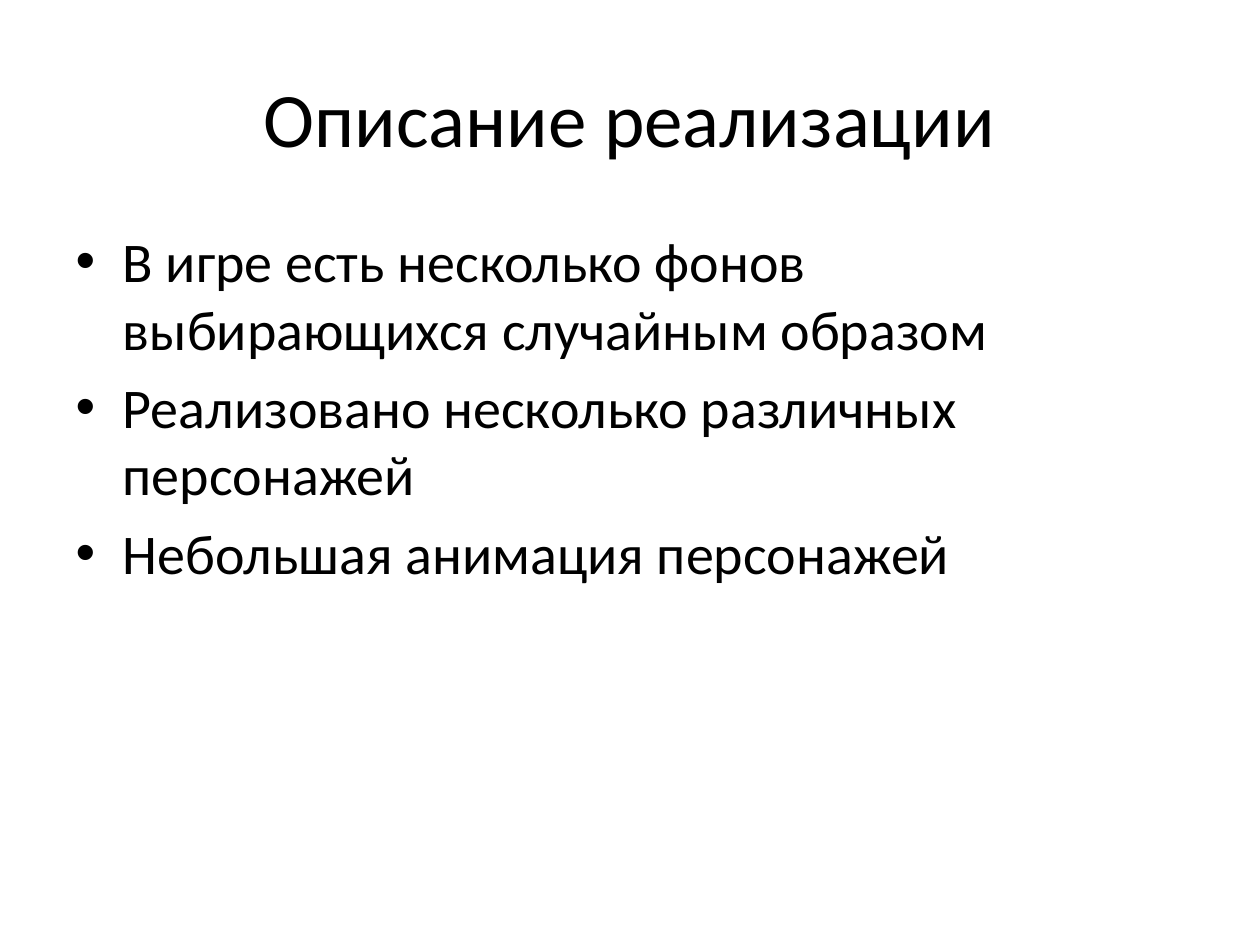
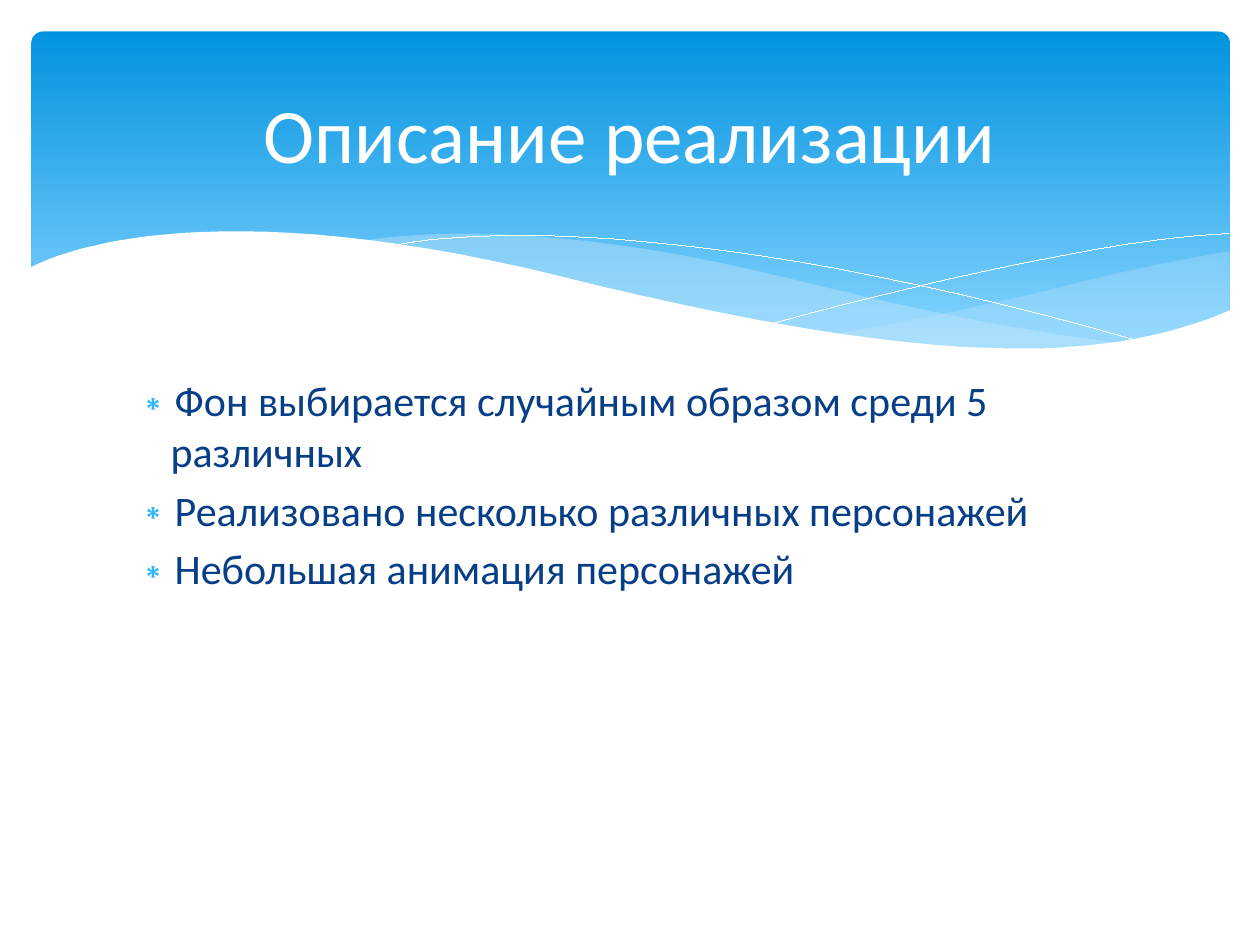
Before and after one commit to NikitaYandex/Project_pygame, a slide deck: slide 10 of Проект pygame.pptx. Drawn at 1260x945 pixels with LibreOffice and Linux fonts; fonts in the diff are those of the drawing. Boxes give left, top, right and bottom in pixels: in the first picture for what was removed or moved away, otherwise in the second. Text is boxed around its words. In the diff, an @@ line names an element or a change of style, - is before the commit and + after.

```diff
--- a/Проект pygame.pptx
+++ b/Проект pygame.pptx
@@ rounded rectangle added at [32,32,1230,372], fill gradient #0293E0 to #83D3FE @@
@@ title "Описание реализации": place and size @@
-title "Описание реализации" at [264,97,995,160]
+title "Описание реализации" at [264,113,995,176]
@@ title "Описание реализации" at [264,113,995,176]: text colour #000000 to #FFFFFF @@
@@ group added at [29,232,1231,415]: 5 freeform shapes @@
@@ text "Фон выбирается случайным образом среди ...": place and size @@
-text "Фон выбирается случайным образом среди ..." at [123,244,988,584]
+text "Фон выбирается случайным образом среди ..." at [171,387,1028,591]
@@ text at [171,387,987,474]: text changed; size 32 to 24 pt; text colour #000000 to #073E87 @@
-• В игре есть несколько фонов выбирающихся случайным образом
+∗ Фон выбирается случайным образом среди 5 различных
@@ text at [175,497,1028,591]: size 32 to 24 pt, text colour #000000 to #073E87 in "Реализовано несколько различных персонажей", "Небольшая анимация персонажей"; bullet • to ∗; less space between paragraphs @@
```
Also in this commit, not shown: 10 other slides changed, 1 other file.
